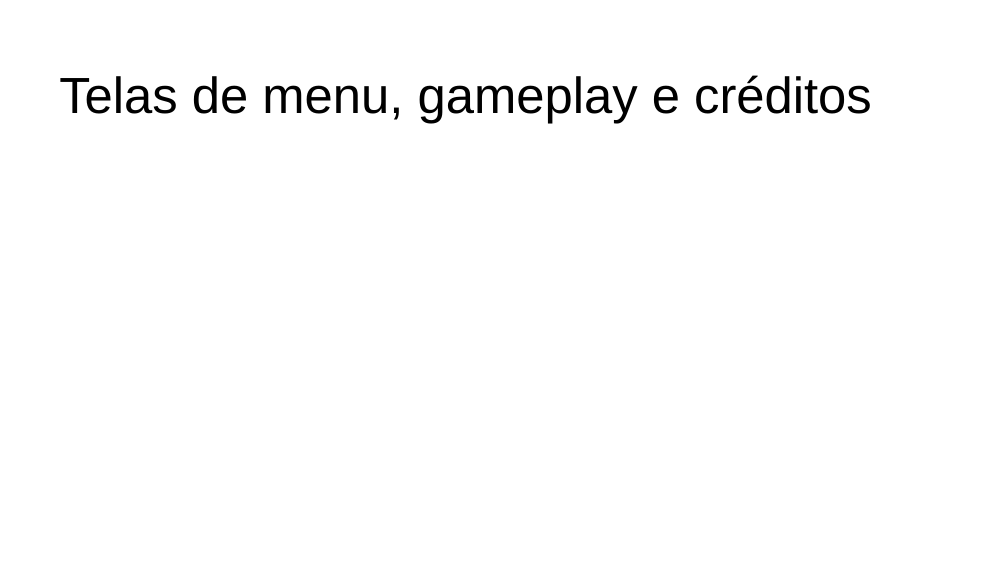
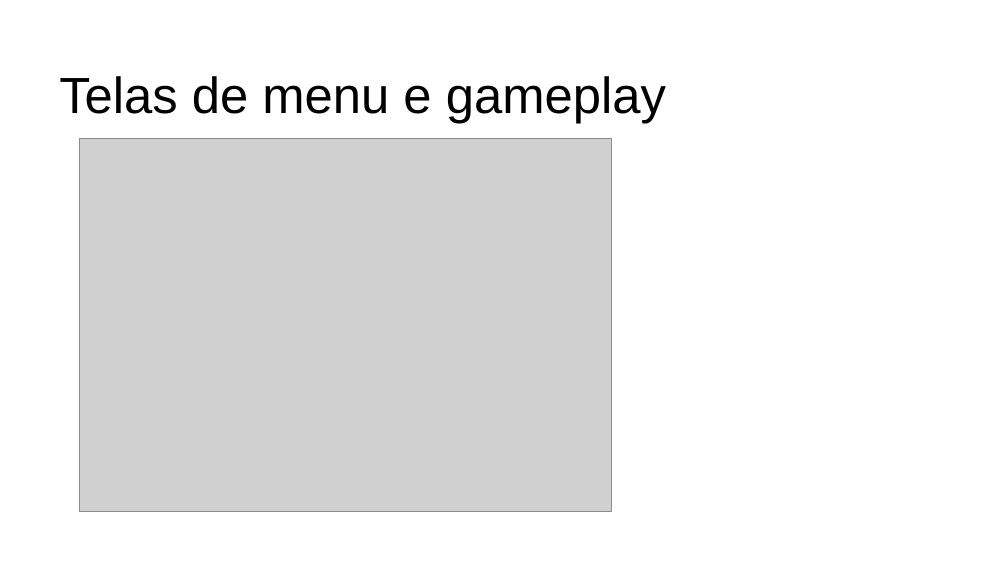
Before and after one commit to Victor7095/flappy-bird-pygame, a slide deck: slide 5 of slide_flappy_bird.pdf.odp. Drawn at 1008x567 pixels with LibreOffice and Linux fonts; fonts in the diff are those of the drawing; grey boxes stand for pictures. Boxes give left, top, right and bottom in pixels: in the first picture for what was removed or moved away, otherwise in the second. Text is boxed around its words. In the diff, an @@ line names an element or a change of style, - is before the commit and + after.

```diff
--- a/slide_flappy_bird.pdf.odp
+++ b/slide_flappy_bird.pdf.odp
@@ text at <box>59,76,666,124</box>: text changed @@
-Telas de menu, gameplay e créditos
+Telas de menu e gameplay
@@ picture added at <box>80,139,612,511</box> @@
```
Also in this commit, not shown: 2 other slides changed, 4 slides added.
